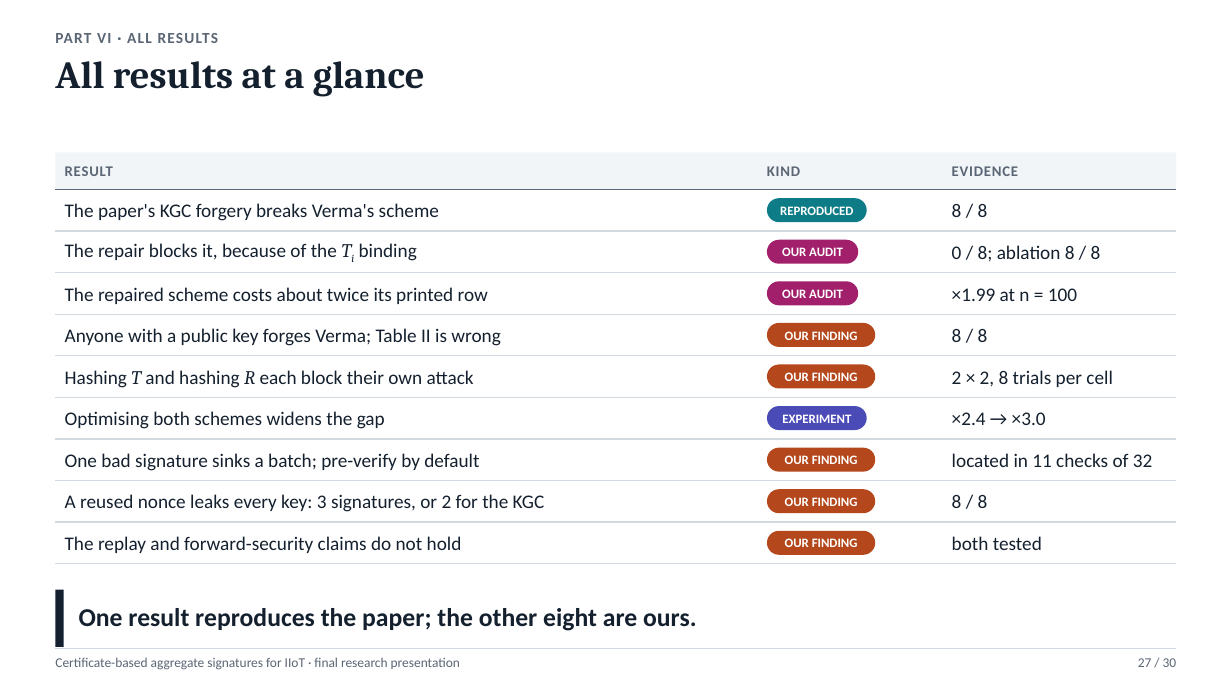
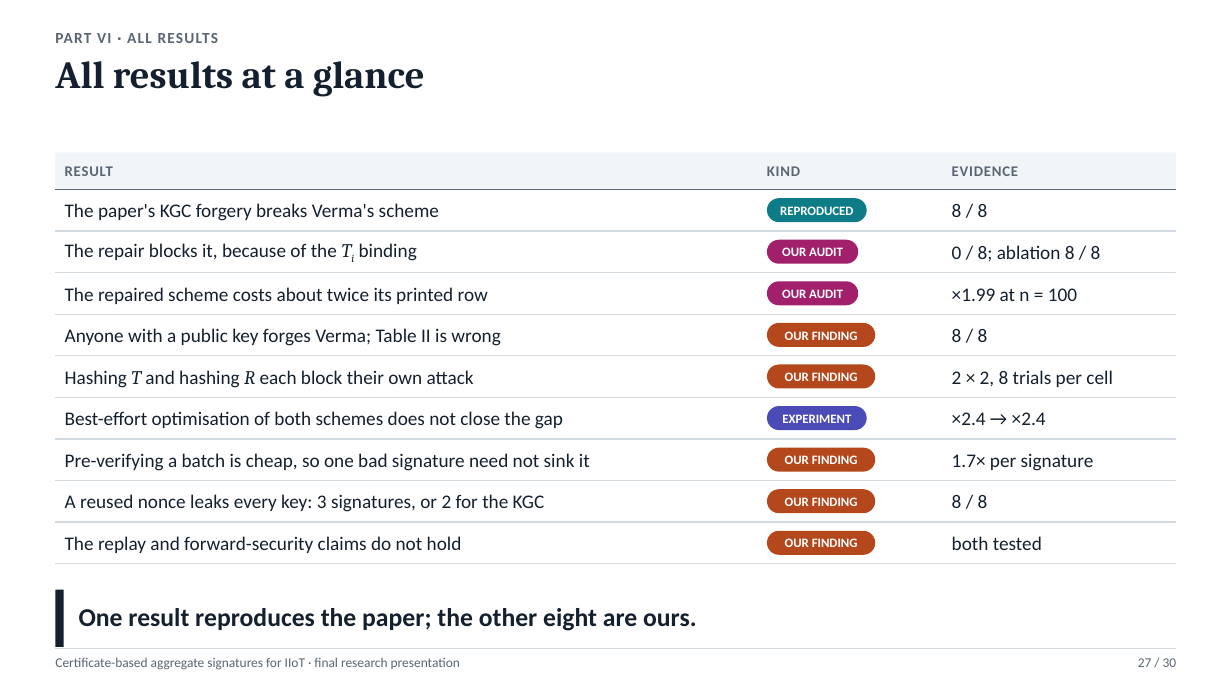
Before and after one commit to Anurag-1205/Certificate-Based-Aggregate-Signature, a slide deck: slide 27 of presentation/CBAS_Final_Presentation.pptx. Drawn at 1232x693 pixels with LibreOffice and Linux fonts; fonts in the diff are those of the drawing. Boxes give left, top, right and bottom in pixels: in the first picture for what was removed or moved away, otherwise in the second. Text is boxed around its words. In the diff, an @@ line names an element or a change of style, - is before the commit and + after.

Commit message:
Apply the review fixes to the final presentation
Correct the Part III claim to "x2.4 before and after optimisation" on
every slide that carried it. Add a standalone problem slide, explain the
reproduced attack on the recap and in backup B15, and define F1/F2 and
Te/Ta/Th where first used. Retag the aggregator property as known and
mark the aggregation-security card as the paper's argument. Presenter
cues are off by default; backup B16 lists the references. Still 30 main
slides.

```diff
--- a/presentation/CBAS_Final_Presentation.pptx
+++ b/presentation/CBAS_Final_Presentation.pptx
@@ text at box(65, 411, 563, 429): text changed @@
-Optimising both schemes widens the gap
+Best-effort optimisation of both schemes does not close the gap
@@ text at box(952, 412, 1046, 425): text changed @@
-×2.4 → ×3.0
+×2.4 → ×2.4
@@ text at box(65, 453, 590, 471): text changed @@
-One bad signature sinks a batch; pre-verify by default
+Pre-verifying a batch is cheap, so one bad signature need not sink it
@@ text at box(952, 454, 1094, 471): text changed @@
-located in 11 checks of 32
+1.7× per signature
```
Also in this commit, not shown: 23 other slides changed, 3 slides added, 1 slide removed, 15 other files.
